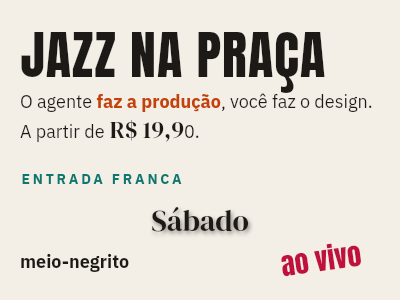
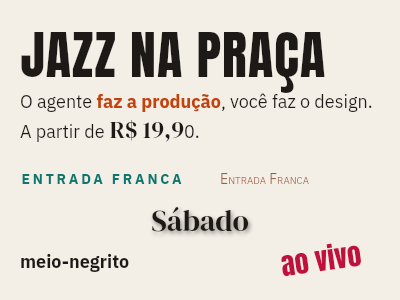
Layer changes from the first (400, 300) image to the second:
added layer "Versalete" (75%) above "Peso trocado" over [221, 173, 309, 184]
